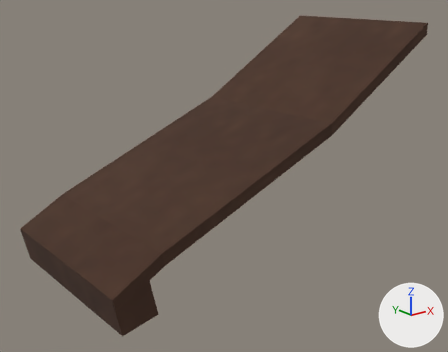
One commit to the OBJ model assets/mcme/models/block/red_cloth_22_small.obj: the scene before it, then after it.
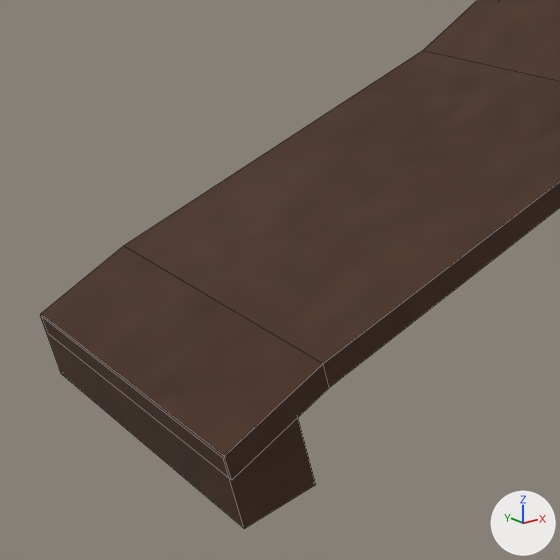
Each version appears first whole from a 50 mm lens placed at (-2.13, -3.09, 1.22), pointed at (-0.08, -0.53, 0.2), and next in a close-up on the part from 0% to 63% of the width and 20% to 100% of the height. The axes (+X, +Y, +Z) are drawn at lower right. The lights are the same throughout. The close-ups show mesh edges as thin lines. Where no turn or scale is listed for an object, it has been applied to the vertices.

Script lines for the objects in view, before the commit:
```python
me_cube = bpy.data.meshes.new('cube')
me_cube.from_pydata(...)  # 8 vertices, 6 faces; spans x -1.054..-0.83, y -0.994..0.006, z -0.227..-0.003
me_cube.materials.append(mat_m_01664e51_a490_e97f_534b_02aa0dc017e9)  # picture img_red_tent_prep
me_plane = bpy.data.meshes.new('plane')
me_plane.from_pydata(...)  # 16 vertices, 14 faces; spans x -1.05..1.0, y -1.0..0.0, z -0.1..1.0
me_plane.materials.append(mat_m_01664e51_a490_e97f_534b_02aa0dc017e9)  # picture img_red_tent_prep
# before: 12 (-1.04, -1.0, -0.1) at pixel (231, 480), 13 (-1.04, 0.0, -0.1) at pixel (48, 333), 14 (-1.05, -1.0, -0.04) at pixel (224, 456), 15 (-1.05, 0.0, -0.04) at pixel (40, 313)
ob_cube = bpy.data.objects.new('cube', me_cube)
ob_cube.location = (0.0, 0.0, 0.0)
ob_plane = bpy.data.objects.new('plane', me_plane)
ob_plane.location = (0.0, 0.0, 0.0)
```
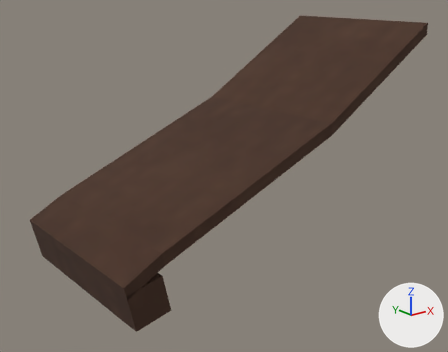
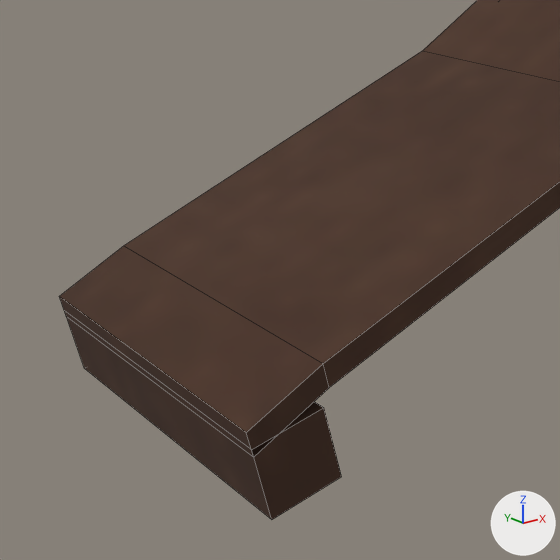
Where the change shows, as pixel boxes (x1, y1, x2, y2) in the close-ups (560 x 560 px; the box of a moved part takes in the faces that stretch with it):
'plane', reshaped: before (41, 0, 560, 480); after (59, 0, 560, 457)
'cube', reshaped: before (40, 315, 316, 529); after (67, 317, 341, 520)
part 2 of me_plane, moved or reshaped: before (41, 246, 329, 480); after (59, 246, 329, 457)

The change in detail:
me_cube is used by ob_cube; location (0.0, 0.0, 0.0).
me_cube had 8 vertices, 6 faces and spanned x -1.054..-0.83, y -0.994..0.006, z -0.227..-0.003.
me_cube now has 8 vertices, 6 faces and spans x -0.989..-0.766, y -1.0..0.0, z -0.227..-0.003.
me_cube part 1: the whole mesh is rebuilt.
me_plane has 16 vertices, 14 faces and spans x -1.05..1.0, y -1.0..0.0, z -0.1..1.0.
me_plane is used by ob_plane; location (0.0, 0.0, 0.0).
Part 2, on me_plane:
Vertices 12 to 15 of me_plane move by (0.05, 0.0, 0.04).
